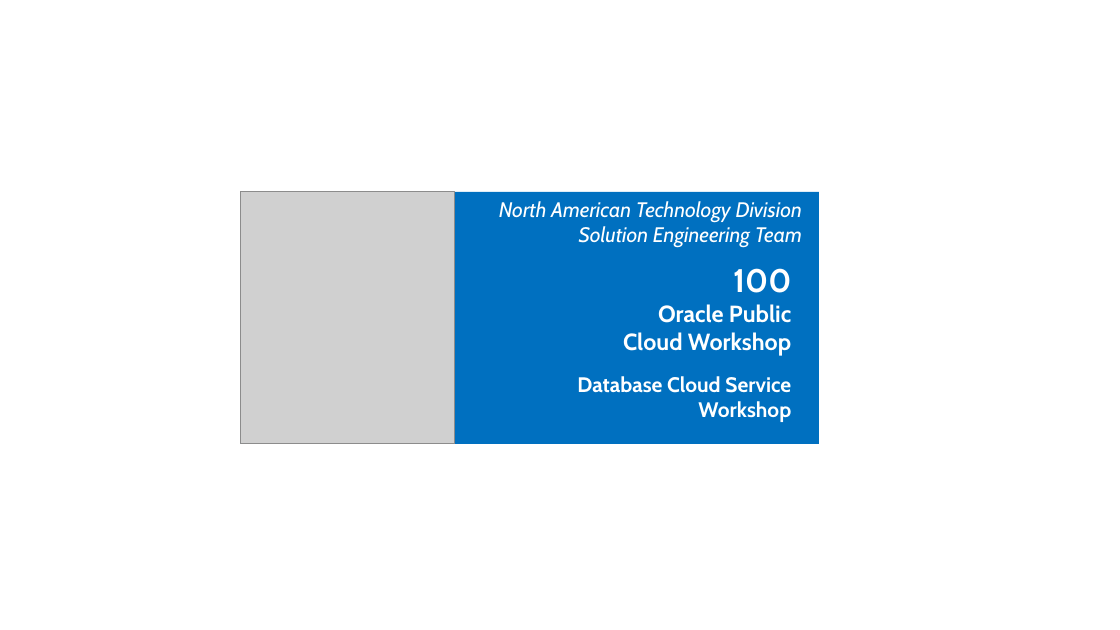
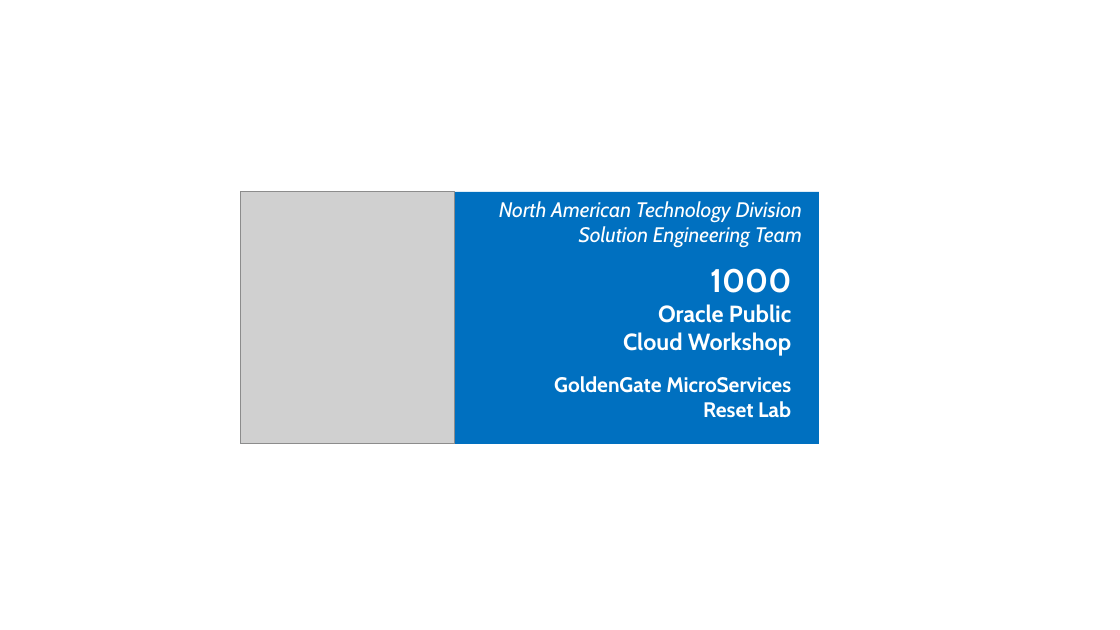
Before and after one commit to OracleCPS/GGMicroservices, a slide deck: slide 1 of workshops/gg/WorkshopHeader.pptx. Drawn at 1120x630 pixels with LibreOffice and Linux fonts; fonts in the diff are those of the drawing; grey boxes stand for pictures. Boxes give left, top, right and bottom in pixels: in the first picture for what was removed or moved away, otherwise in the second. Text is boxed around its words. In the diff, an @@ line names an element or a change of style, - is before the commit and + after.

```diff
--- a/workshops/gg/WorkshopHeader.pptx
+++ b/workshops/gg/WorkshopHeader.pptx
@@ text at bbox=[710, 268, 791, 293]: text changed @@
-100
+1000
@@ text at bbox=[554, 376, 791, 418]: text changed @@
-Database Cloud Service
-Workshop
+GoldenGate MicroServices
+Reset Lab
```
Also in this commit, not shown: 3 other files.
